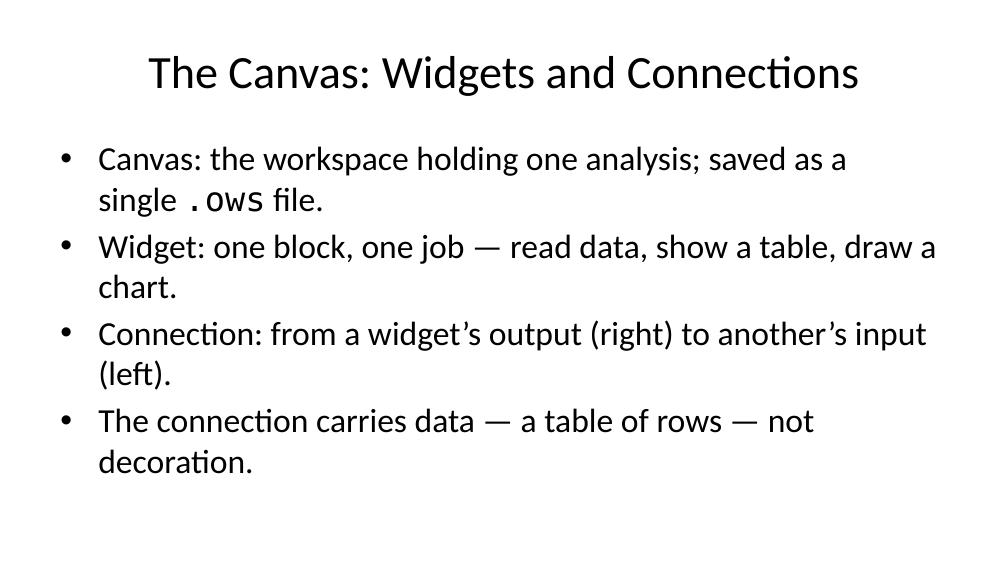
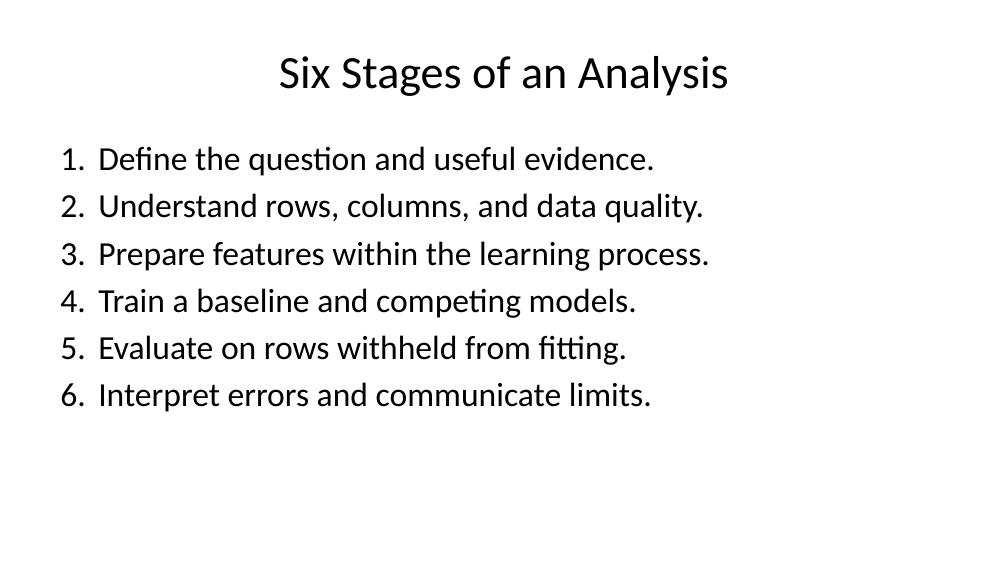
Before and after one commit to ARGF0RCE/orange-data-analysis-sessions, a slide deck: slide 3 of getting_started/getting_started.pptx. Drawn at 1008x567 pixels with LibreOffice and Linux fonts; fonts in the diff are those of the drawing. Boxes give left, top, right and bottom in pixels: in the first picture for what was removed or moved away, otherwise in the second. Text is boxed around its words. In the diff, an @@ line names an element or a change of style, - is before the commit and + after.

```diff
--- a/getting_started/getting_started.pptx
+++ b/getting_started/getting_started.pptx
@@ title at [279, 56, 729, 96]: text changed @@
-The Canvas: Widgets and Connections
+Six Stages of an Analysis
@@ text at [98, 146, 710, 412]: text changed @@
-• Canvas: the workspace holding one analysis; saved as a single .ows file.
-• Widget: one block, one job — read data, show a table, draw a chart.
-• Connection: from a widget’s output (right) to another’s input (left).
-• The connection carries data — a table of rows — not decoration.
+1. Define the question and useful evidence.
+2. Understand rows, columns, and data quality.
+3. Prepare features within the learning process.
+4. Train a baseline and competing models.
+5. Evaluate on rows withheld from fitting.
+6. Interpret errors and communicate limits.
```
Also in this commit, not shown: 4 other slides changed, 2 slides added, 2 slides removed, 19 other files.
